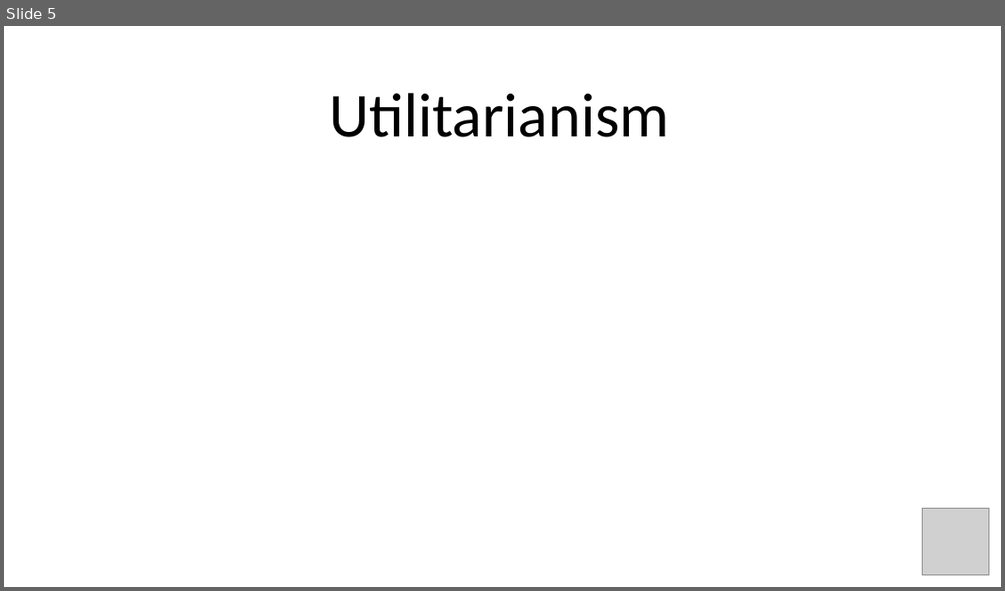
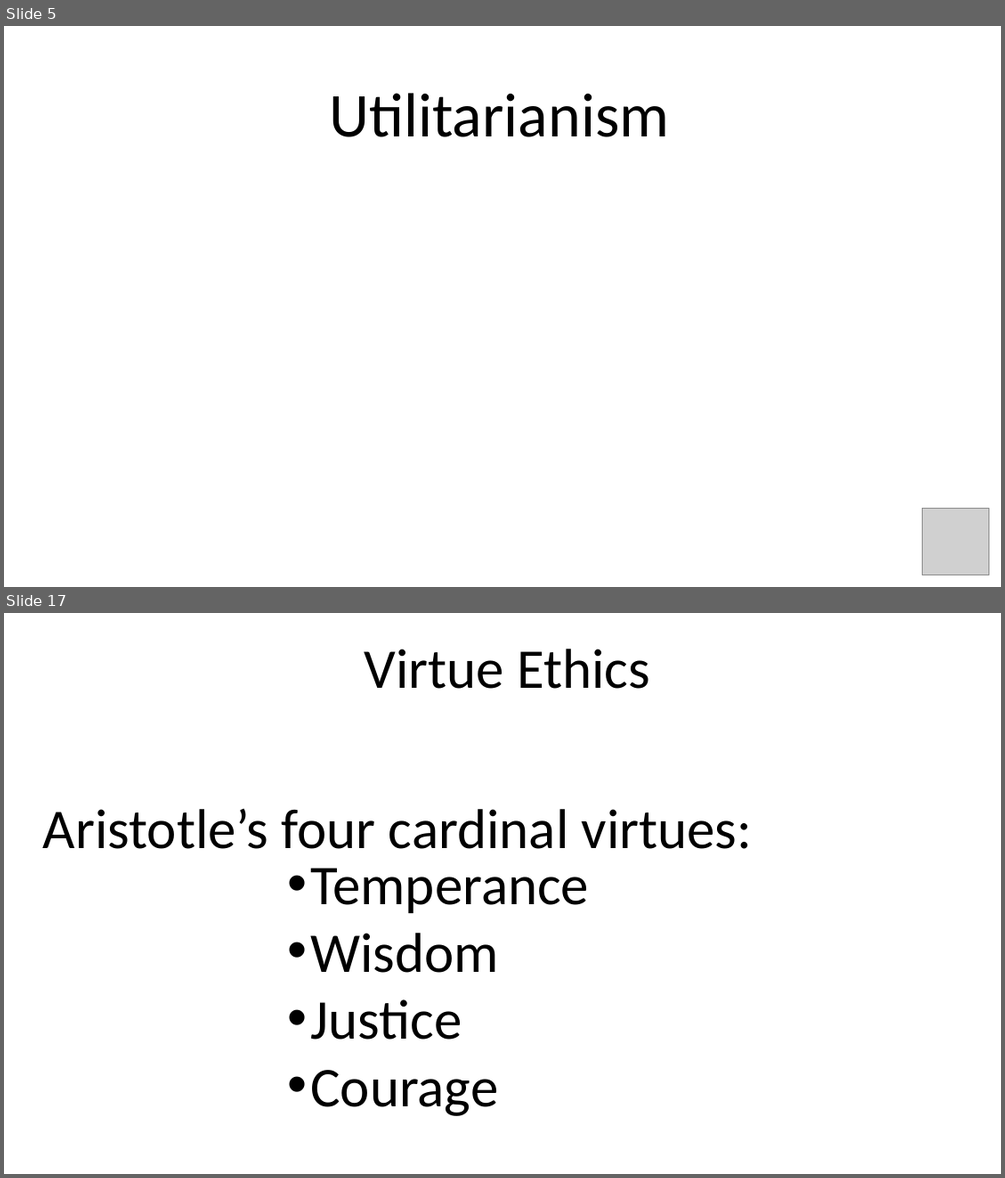
Before and after one commit to winkelmantanner/winkelmantanner.github.io, a slide deck: Presentation1.pptx. Shown one above the other, each under a label of ours: slide 5 before the commit, slides 5 and 17 after it; the slides between them are not shown. The pictures are 1005x591 and 1005x1178 pixels, drawn with LibreOffice and Linux fonts; fonts in the diff are those of the drawing; grey boxes stand for pictures. Boxes give left, top, right and bottom in pixels: in the first picture for what was removed or moved away, otherwise in the second. Text is boxed around its words. In the diff, an @@ line names an element or a change of style, - is before the commit and + after.

```diff
--- a/Presentation1.pptx
+++ b/Presentation1.pptx
@@ slide 17 added at <box>4,613,1001,1174</box>, background #FFFFFF @@
@@ text added at <box>364,649,650,689</box>, 54 pt, text #000000 @@
+Virtue Ethics
@@ text added at <box>43,808,752,849</box>, 54 pt, text #000000 @@
+Aristotle’s four cardinal virtues:
@@ text added at <box>310,868,589,1116</box>, 54 pt, text #000000 @@
+• Temperance
+• Wisdom
+• Justice
+• Courage
```
Also in this commit, not shown: 1 slide changed, 11 other slides added, 2 other files.
